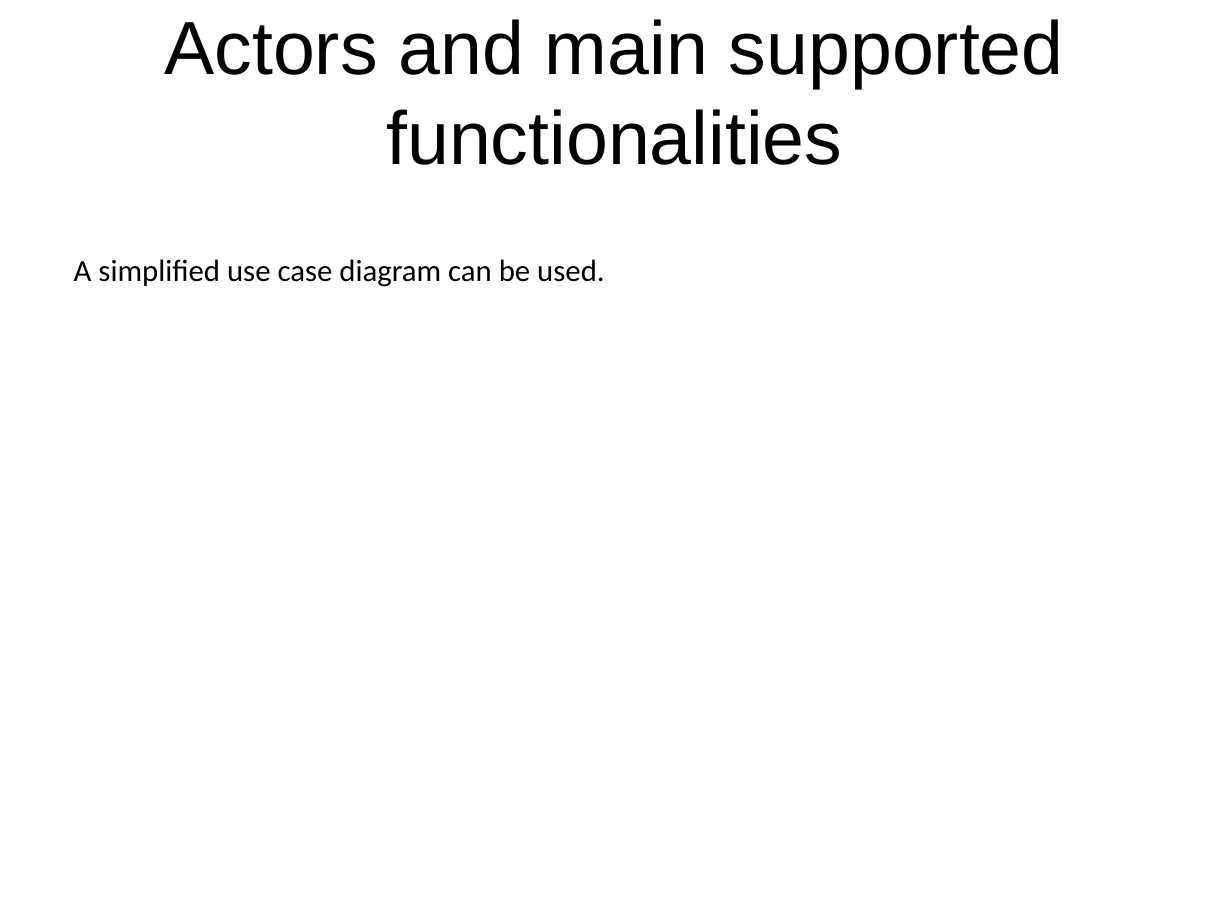
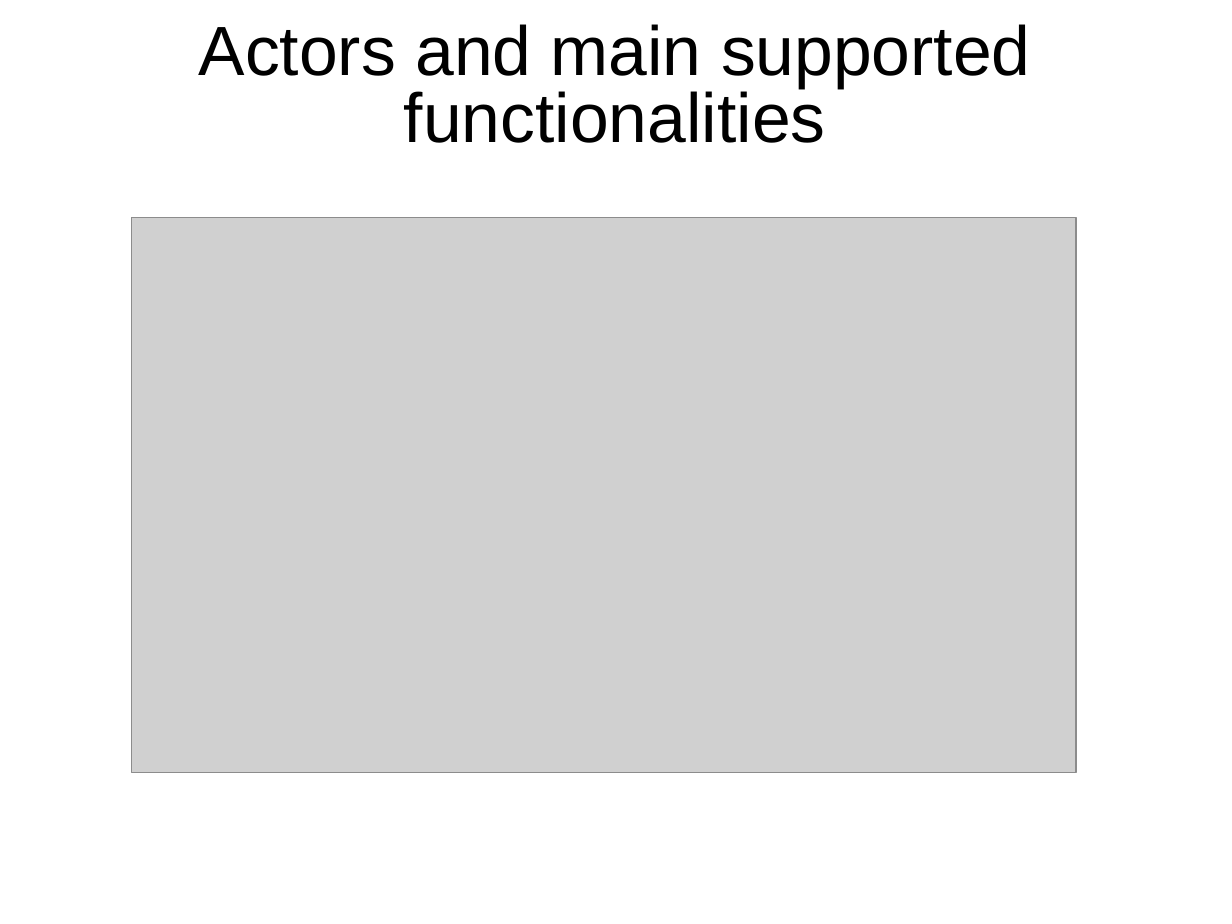
Before and after one commit to rambodrahmani/stocksim, a slide deck: slide 3 of documentation/stocksim_preliminary_presentation.pptx. Drawn at 1232x924 pixels with LibreOffice and Linux fonts; fonts in the diff are those of the drawing; grey boxes stand for pictures; background and template pictures are left out. Boxes give left, top, right and bottom in pixels: in the first picture for what was removed or moved away, otherwise in the second. Text is boxed around its words. In the diff, an @@ line names an element or a change of style, - is before the commit and + after.

Commit message:
update documentation
uml class diagram
slide 3( uml class diagram) and 6 (document db requirements)

```diff
--- a/documentation/stocksim_preliminary_presentation.pptx
+++ b/documentation/stocksim_preliminary_presentation.pptx
@@ text "Actors and main supported functionalities" at [199,24,1031,143]: size 44 to 40.7 pt; line spacing 1 to 0.8 @@
@@ picture added at [132,217,1077,771] @@
@@ text removed at [74,259,604,287] @@
-A simplified use case diagram can be used.
```
Also in this commit, not shown: 3 other slides changed, 2 other files.
